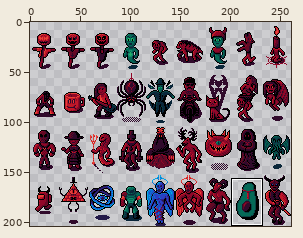
Edited in one commit: sprite sheet (Assets/Resources/Sprites/HellOpponents.png). Above: a wide view before the commit, with the close-up outlined.
Close-up. The starting point:
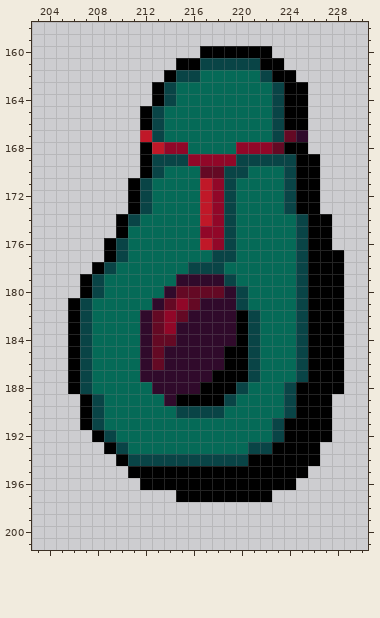
The file is 261x204 pixels. Shown: x 203..230, y 158..201.
The same view after the edit:
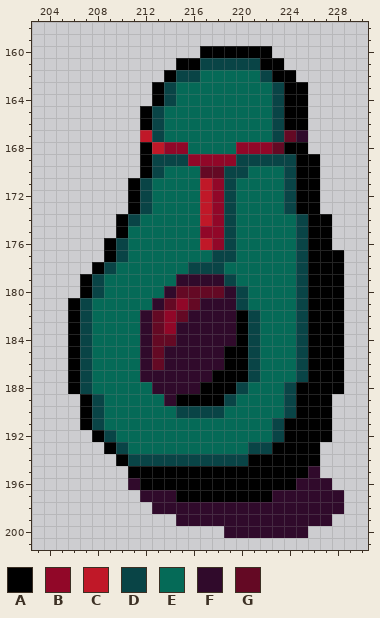
Palette (. is transparent): A #000000  B #910728  C #c01828  D #094446  E #056a57  F #300a2b  G #640924
The edit:
The edit adds colour F in row 195 at x 226; in row 196 at x 211 and 225 to 227; in row 197 at x 212 to 214 and 223 to 228; in row 198 at x 213 to 228; in row 199 at x 215 to 227; in row 200 at x 219 to 225.
Where, in picture pixels (left, top, right, bottom), the same in both close-ups:
added: (128, 466, 344, 538)
